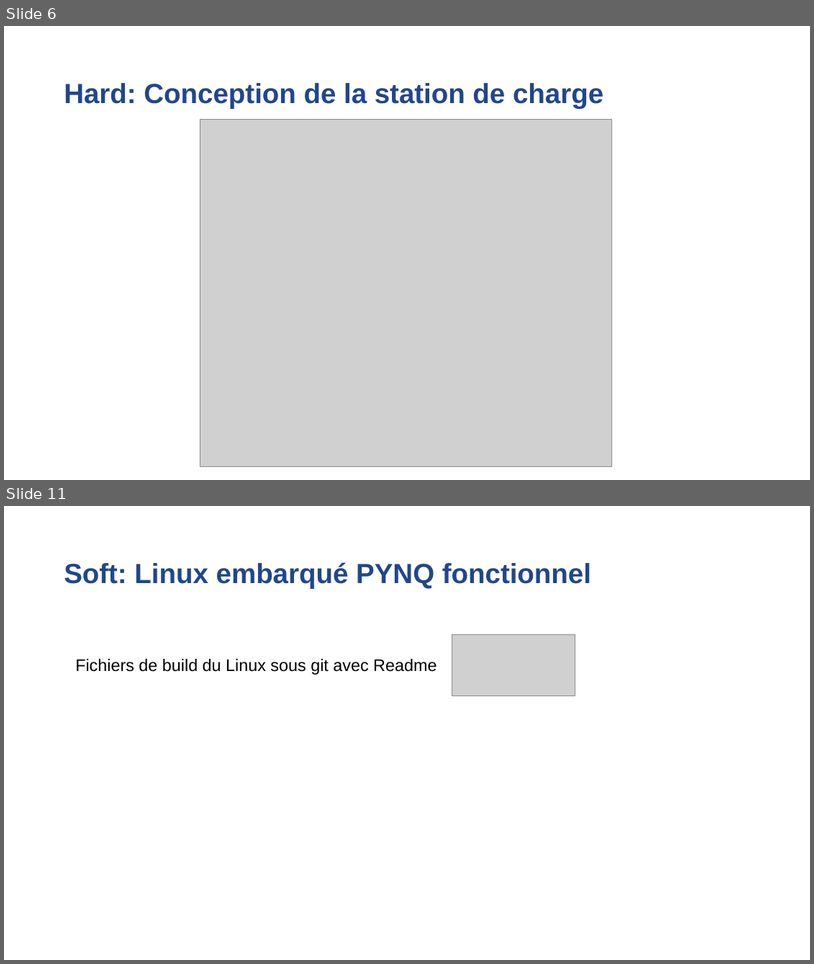
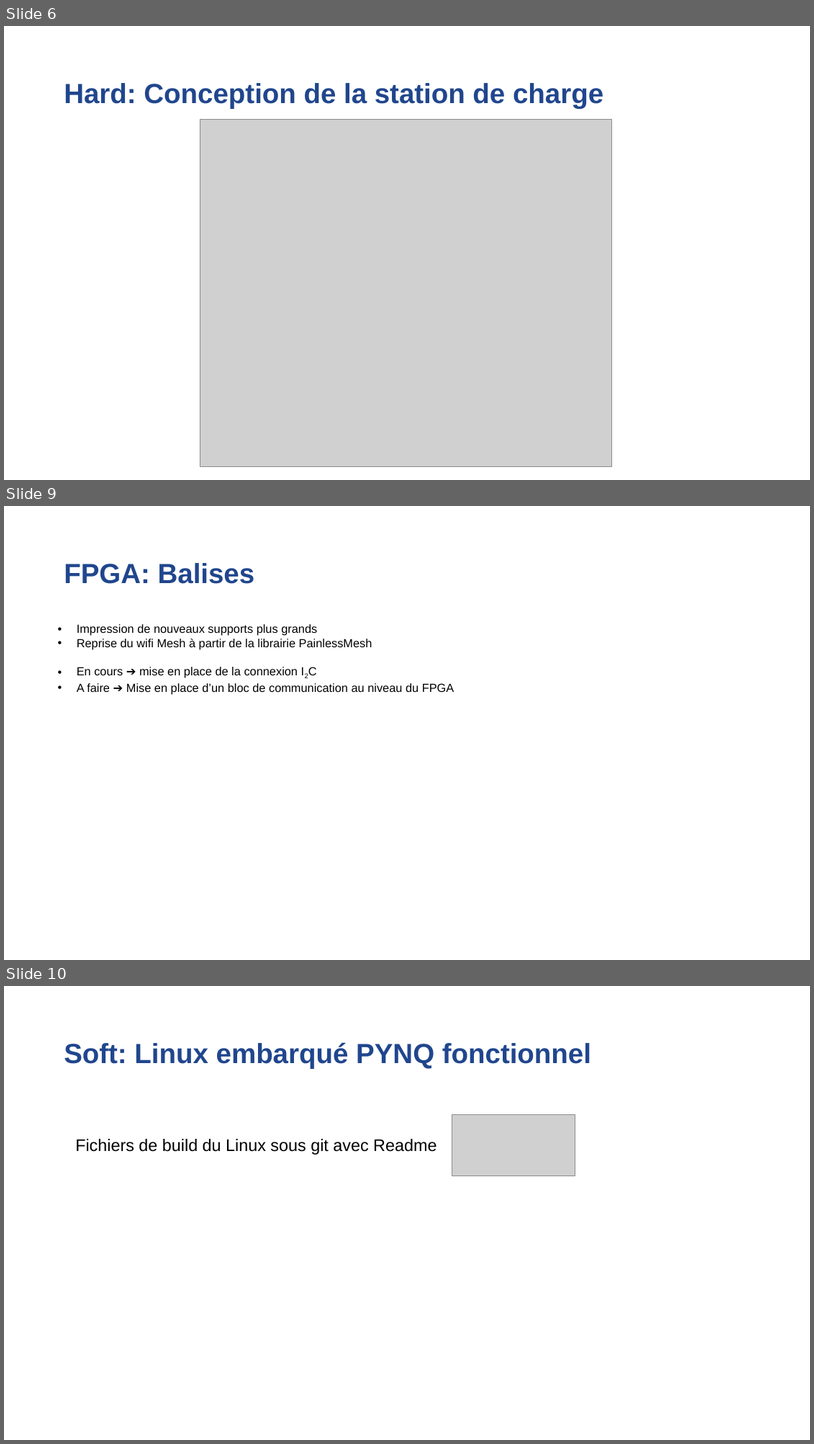
Before and after one commit to Laffargue-ElsysDesign/Robot_Surveillance_V3, a slide deck: GestionDeProjet/Reunions/Reunion_06_07_2022/Reunion_avancement_06_07_22.pptx. Shown one above the other, each under a label of ours: slides 6 and 11 before the commit, slides 6, 9 and 10 after it; the slides between them are not shown. The pictures are 814x964 and 814x1444 pixels, drawn with LibreOffice and Linux fonts; fonts in the diff are those of the drawing; grey boxes stand for pictures; background and template pictures are left out. Boxes give left, top, right and bottom in pixels: in the first picture for what was removed or moved away, otherwise in the second. Text is boxed around its words. In the diff, an @@ line names an element or a change of style, - is before the commit and + after.

```diff
--- a/GestionDeProjet/Reunions/Reunion_06_07_2022/Reunion_avancement_06_07_22.pptx
+++ b/GestionDeProjet/Reunions/Reunion_06_07_2022/Reunion_avancement_06_07_22.pptx
@@ slide 9 added at <box>4,506,810,960</box>, background #FFFFFF @@
@@ title added at <box>64,563,255,584</box>, 33 pt, text #20468D, bold @@
+FPGA: Balises
@@ text added at <box>77,624,455,694</box>, 14 pt, text #000000 @@
+• Impression de nouveaux supports plus grands
+• Reprise du wifi Mesh à partir de la librairie PainlessMesh
+• En cours ➔ mise en place de la connexion I2C
+• A faire ➔ Mise en place d’un bloc de communication au niveau du FPGA
@@ what was slide 11 is now slide 10 @@
```
Also in this commit, not shown: 1 slide changed, 2 other slides added, 4 slides removed.
